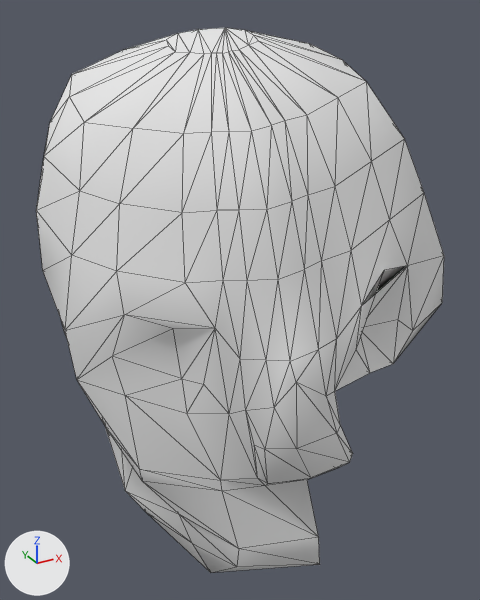
The OBJ model target/default/models/gibs/gib_3/tris.obj, before and after one commit.
Before and after are seen from a 50 mm lens placed at (-5.79, -11.42, 5.52), pointed at (0.47, -0.04, -0.17). Every picture has the same lights, and +X, +Y and +Z are marked at lower left. Mesh edges are drawn as thin lines. Where no turn or scale is listed for an object, it has been applied to the vertices.

Objects in the first picture: 'tris'.
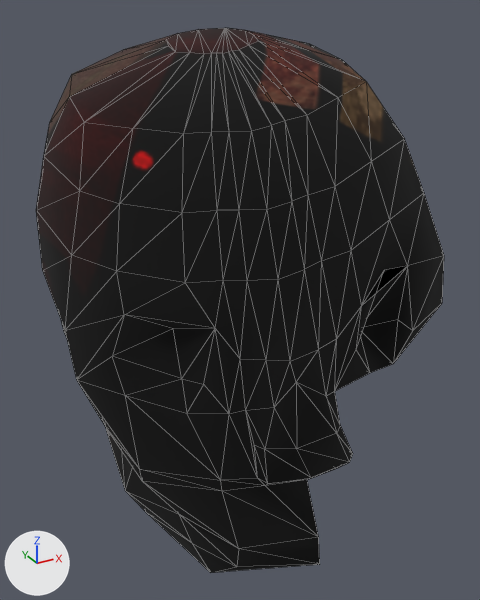
Changed parts and their boxes [x1, y1, x2, y2] in the pictures (480 x 600 px):
'tris', recoloured (grey to black)
    both: [36, 28, 444, 573]

Diff of the bpy script that builds the scene:
```diff
--- a/target/default/models/gibs/gib_3/tris.obj.py
+++ b/target/default/models/gibs/gib_3/tris.obj.py
@@ img_skin_tga @@
+img_skin_tga = load_image('skin.tga', '../gib_4/skin.tga', 512, 512, 'sRGB')
@@ mat_skin @@
+mat_skin = principled_material('skin')
+mat_skin.texture = img_skin_tga
+mat_skin.roughness = 1.0
@@ me_tris @@
 me_tris.from_pydata(...)  # 176 vertices, 348 faces; spans x -3.58..3.63, y -4.24..4.84, z -5.17..5.2
-me_tris.materials.append(mat_material01)  # white #e7e7e7
+me_tris.materials.append(mat_skin)  # picture img_skin_tga
```
